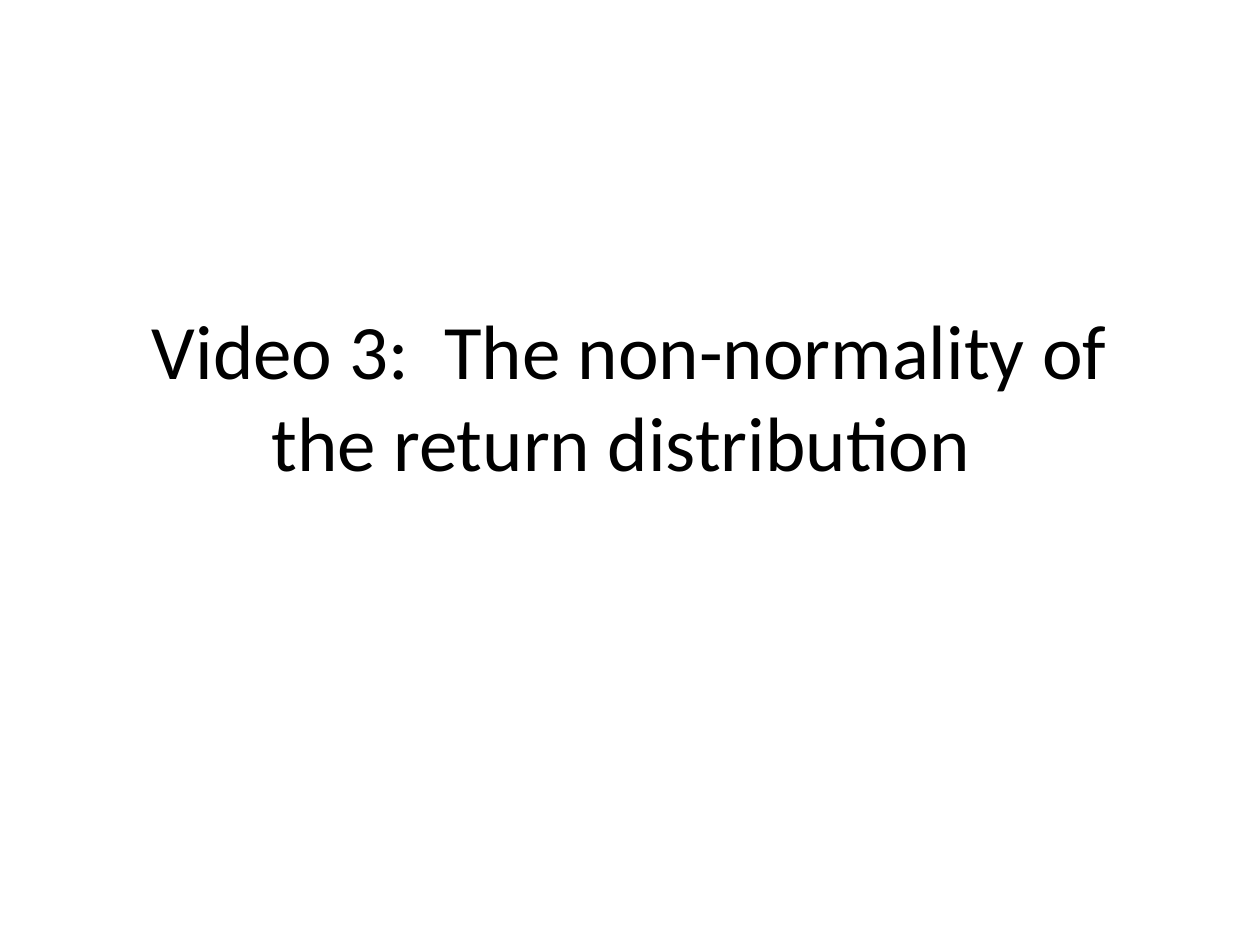
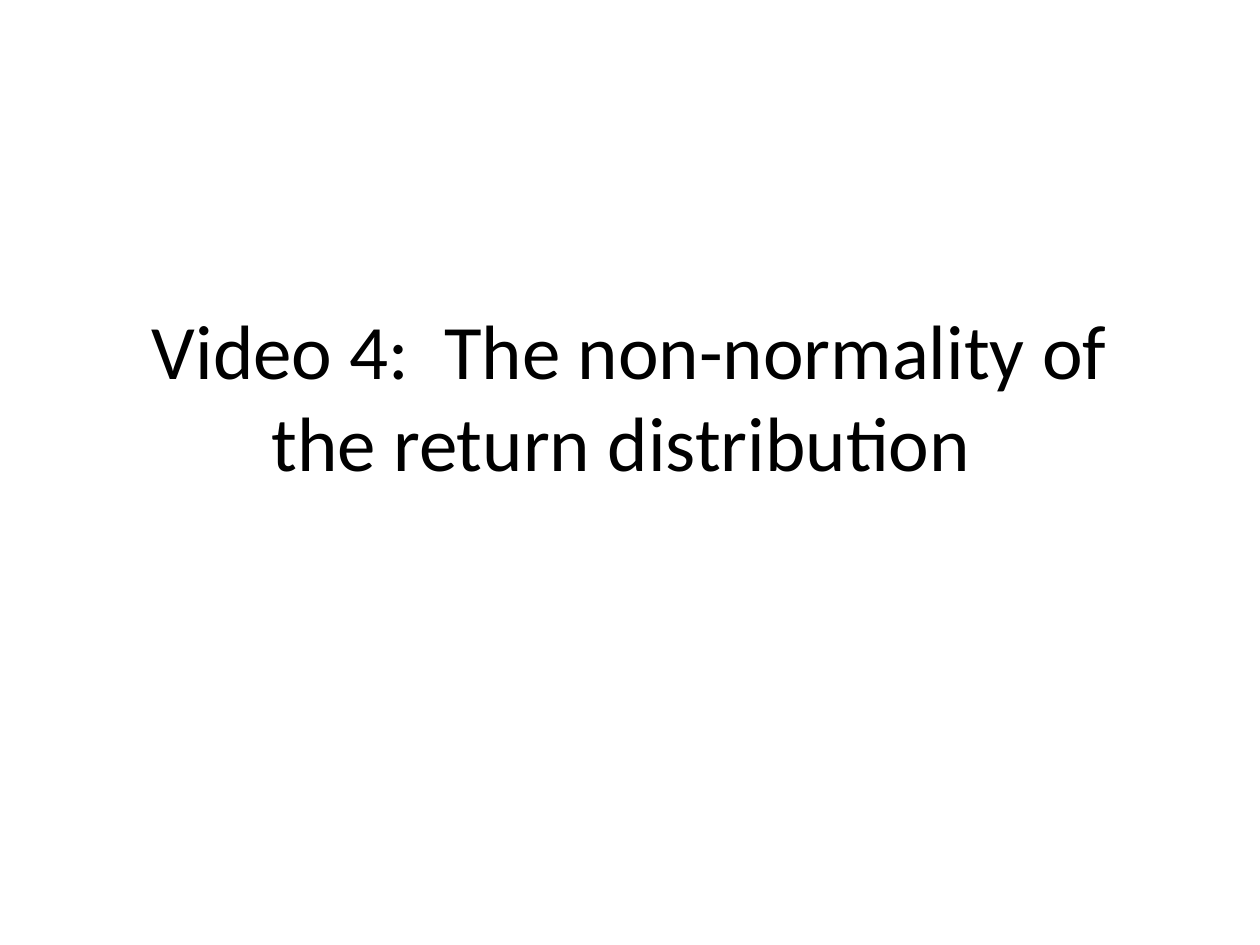
Before and after one commit to saciestudio/courses-intro-portfolio-analysis, a slide deck: slide 8 of scripts/Chapter2.pptx (slide 5 before the commit). Drawn at 1260x945 pixels with LibreOffice and Linux fonts; fonts in the diff are those of the drawing. Boxes give left, top, right and bottom in pixels: in the first picture for what was removed or moved away, otherwise in the second. Text is boxed around its words. In the diff, an @@ line names an element or a change of style, - is before the commit and + after.

```diff
--- a/scripts/Chapter2.pptx
+++ b/scripts/Chapter2.pptx
@@ title at bbox=[152, 325, 1106, 472]: text changed @@
-Video 3: The non-normality of the return distribution
+Video 4: The non-normality of the return distribution
```
Also in this commit, not shown: 1 other slide changed, 3 slides added, 3 other files.
